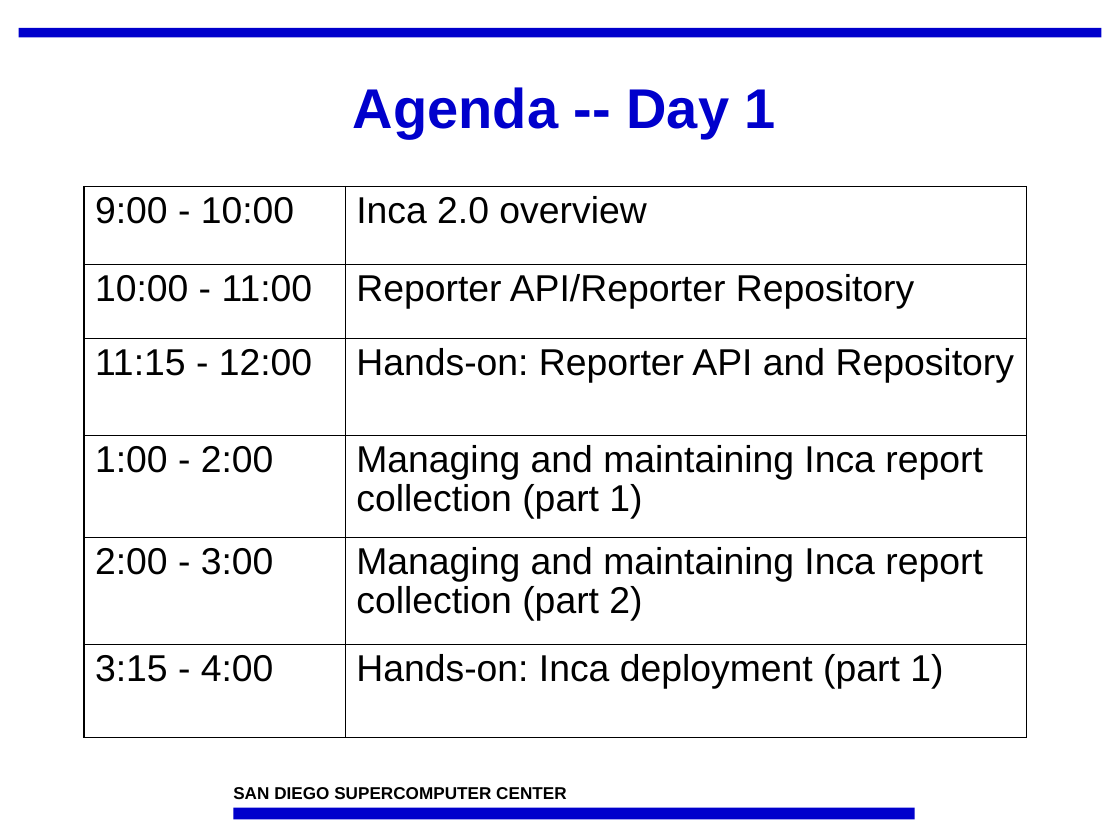
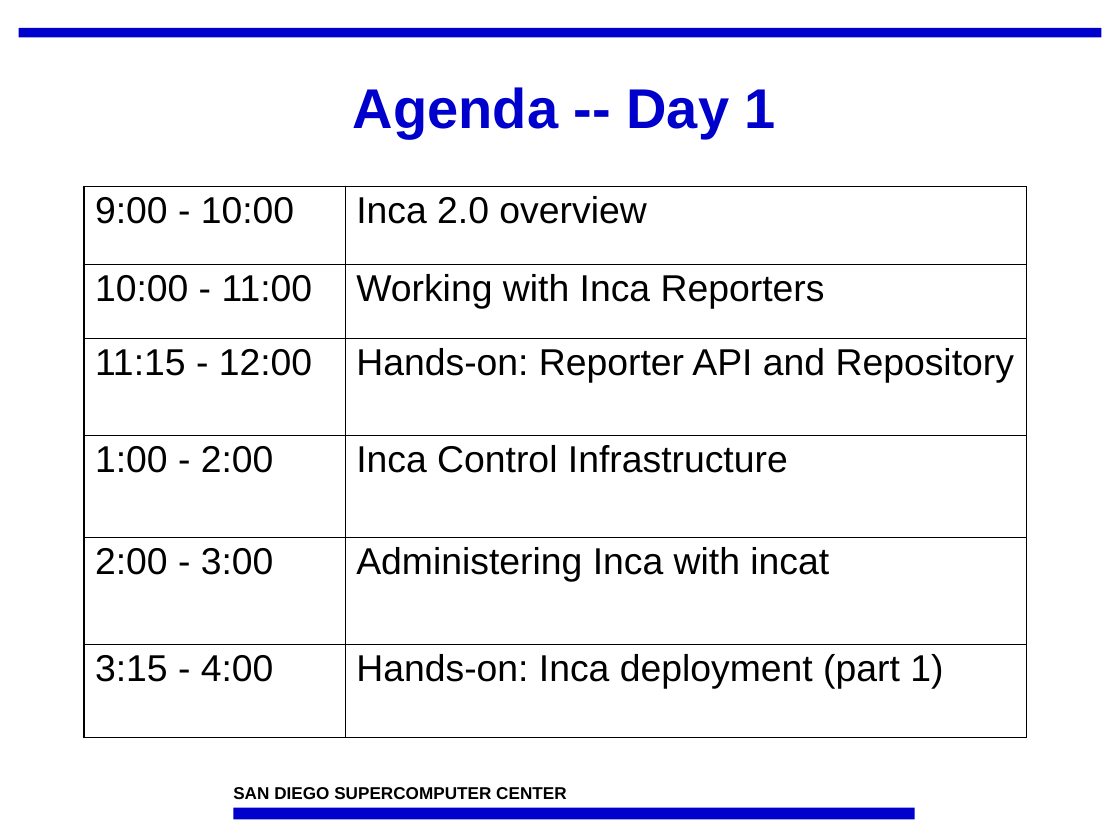
Before and after one commit to IncaProject/inca-xsede, a slide deck: slide 4 of talks/feb-06-workshop/overview.ppt. Drawn at 1120x840 pixels with LibreOffice and Linux fonts; fonts in the diff are those of the drawing; background and template pictures are left out. Boxes give left, top, right and bottom in pixels: in the first picture for what was removed or moved away, otherwise in the second. Text is boxed around its words. In the diff, an @@ line names an element or a change of style, - is before the commit and + after.

Commit message:
some changes

```diff
--- a/talks/feb-06-workshop/overview.ppt
+++ b/talks/feb-06-workshop/overview.ppt
@@ table at [84, 187, 1026, 738] @@
-row 2, column 2: Reporter API/Reporter Repository
+row 2, column 2: Working with Inca Reporters
-row 4, column 2: Managing and maintaining Inca report collection (part 1)
+row 4, column 2: Inca Control Infrastructure
-row 5, column 2: Managing and maintaining Inca report collection (part 2)
+row 5, column 2: Administering Inca with incat
```
Also in this commit, not shown: 4 other slides changed, 1 slide added, 1 slide removed.
